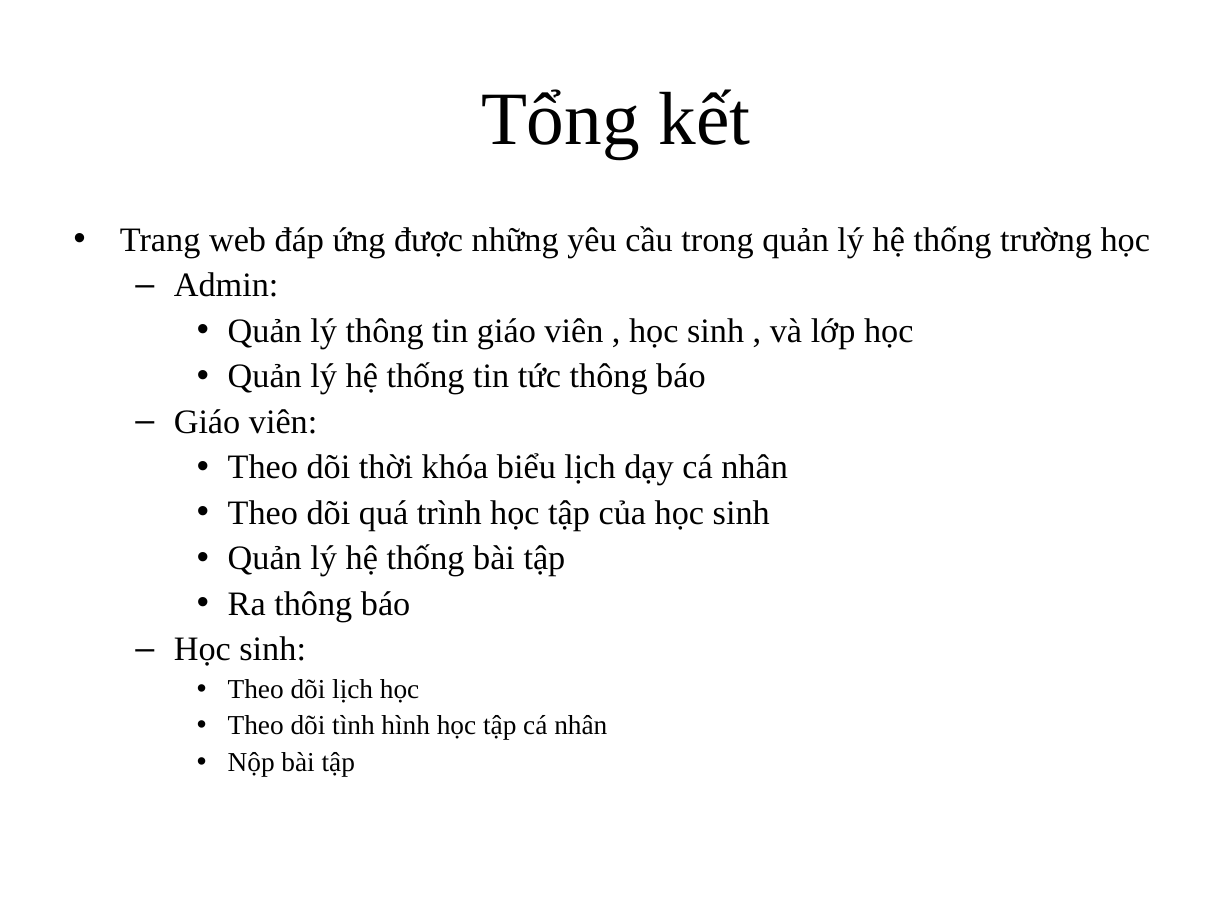
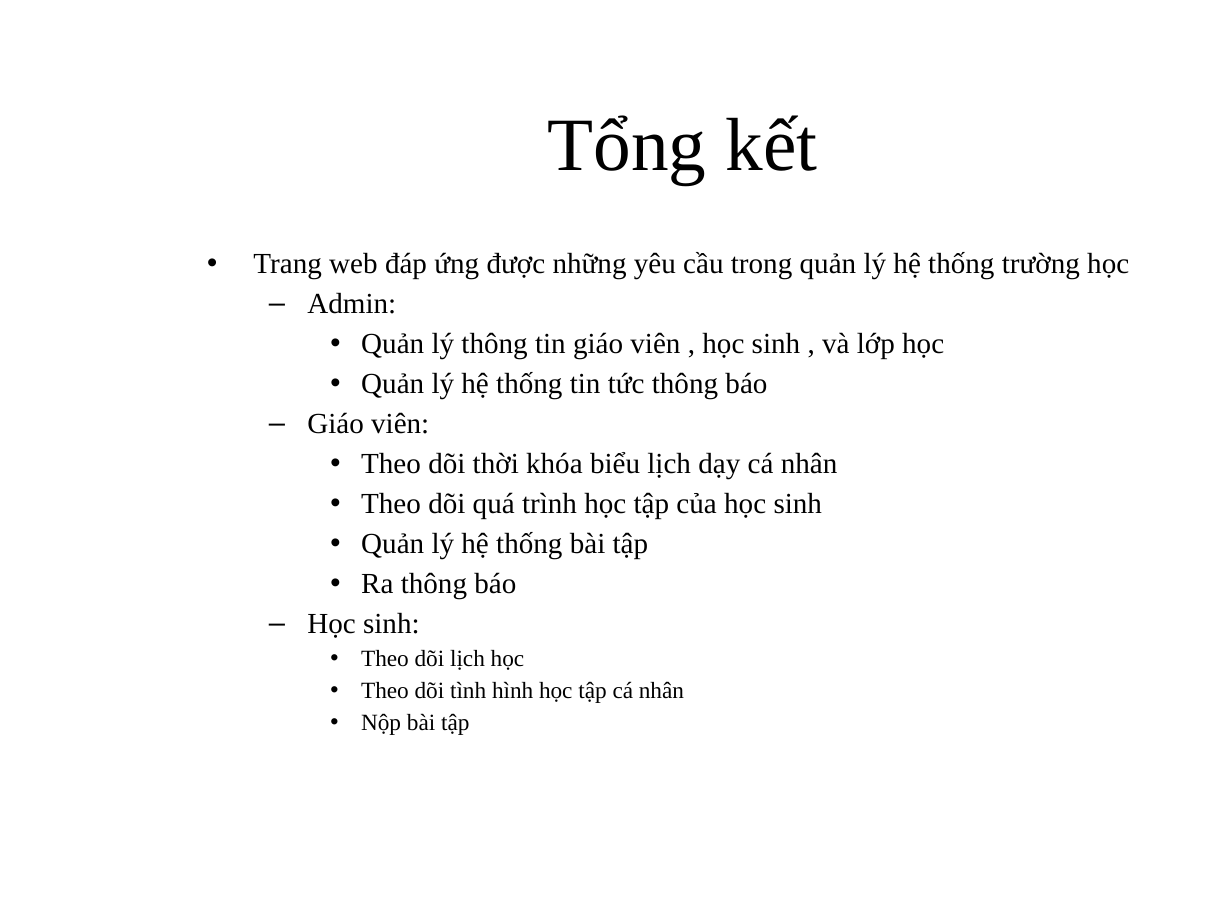
Before and after one commit to btnguyen2k/hsms, a slide deck: slide 19 of HSMS/Resources/baocaophanbien.ppt. Drawn at 1232x924 pixels with LibreOffice and Linux fonts; fonts in the diff are those of the drawing; background and template pictures are left out. Boxes give left, top, right and bottom in pixels: in the first picture for what was removed or moved away, otherwise in the second. Text is boxed around its words. In the diff, an @@ line names an element or a change of style, - is before the commit and + after.

```diff
--- a/HSMS/Resources/baocaophanbien.ppt
+++ b/HSMS/Resources/baocaophanbien.ppt
@@ title "Tổng kết": place and size @@
-title "Tổng kết" at [481, 89, 751, 158]
+title "Tổng kết" at [548, 115, 817, 185]
@@ text "Trang web đáp ứng được ...": place and size @@
-text "Trang web đáp ứng được ..." at [120, 226, 1150, 776]
+text "Trang web đáp ứng được ..." at [253, 252, 1129, 735]
@@ text "Trang web đáp ứng được ..." at [253, 252, 1129, 735]: size 20 to 17 pt in "Trang web đáp ứng được những yêu ...", "Admin:", "Quản lý thông tin giáo viên , ...", "Quản lý hệ thống tin tức thông ..." and 6 more places; size 16 to 13.6 pt in "Theo dõi lịch học", "Theo dõi tình hình học tập cá ...", "Nộp bài tập" @@
```
Also in this commit, not shown: 7 other slides changed, 12 slides added, 12 slides removed, 2 other files.
